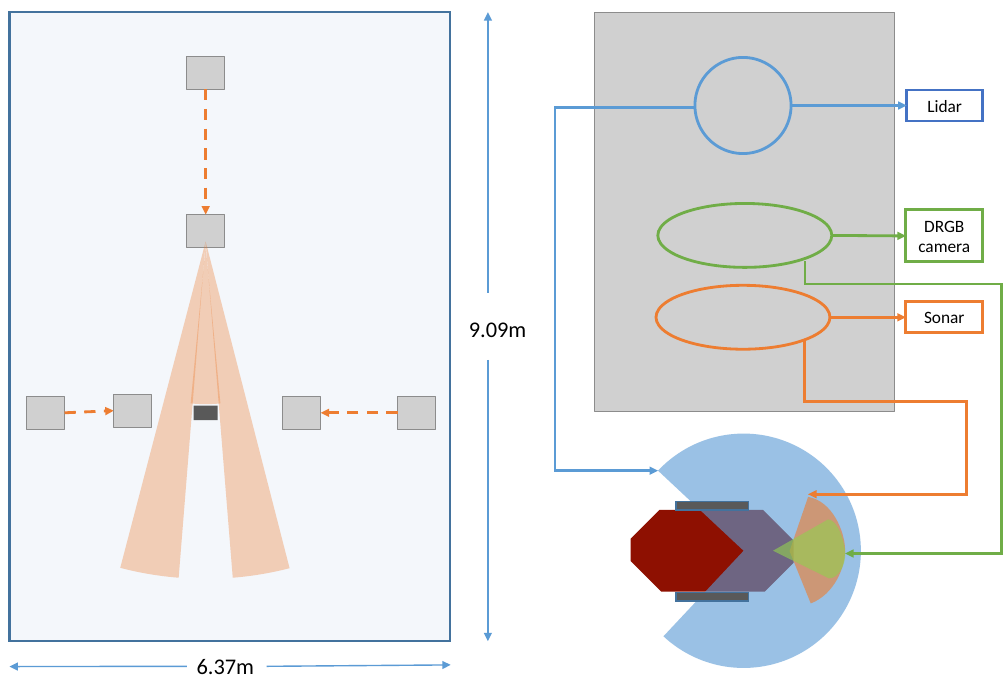
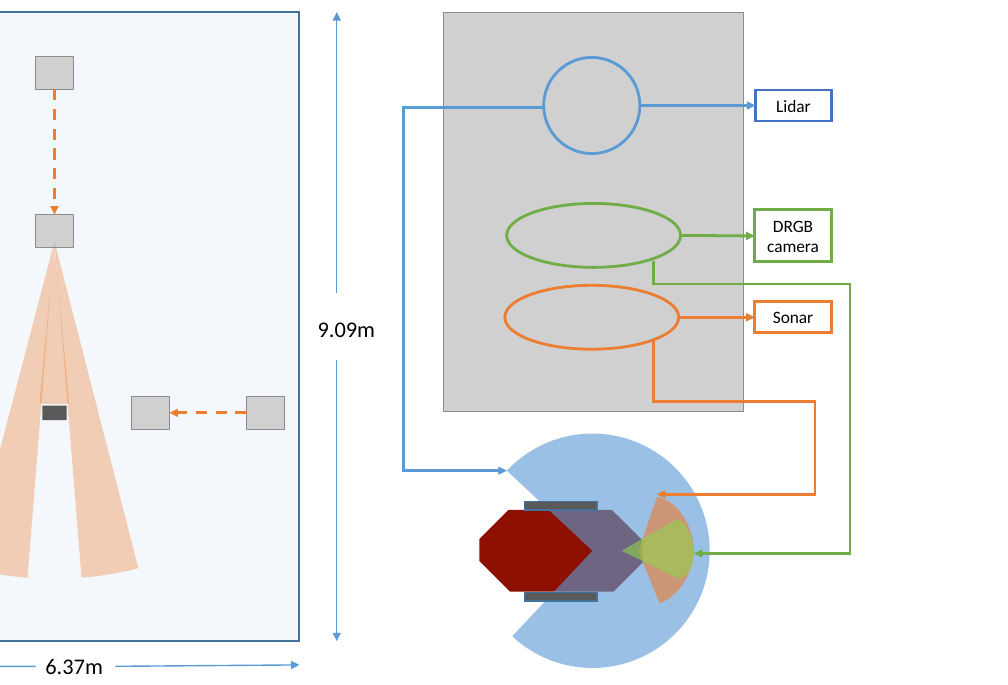
Before and after one commit to Jeffrey28/Multi_agent_search, a slide deck: slide 4 of Paper/IE/figures/exp_setup.pptx. Drawn at 1008x685 pixels with LibreOffice and Linux fonts; fonts in the diff are those of the drawing; grey boxes stand for pictures; background and template pictures are left out. Boxes give left, top, right and bottom in pixels: in the first picture for what was removed or moved away, otherwise in the second. Text is boxed around its words. In the diff, an @@ line names an element or a change of style, - is before the commit and + after.

```diff
--- a/Paper/IE/figures/exp_setup.pptx
+++ b/Paper/IE/figures/exp_setup.pptx
@@ picture removed at <box>26,397,65,430</box> @@
@@ arrow removed from (65, 413) to (114, 411) @@
@@ picture removed at <box>114,394,152,427</box> @@
@@ 8 arrows, 7 rectangles, 5 pictures, 4 pie slice (boxed as its full ellipse)s, 3 ellipses, 3 elbow arrows, 2 texts, 2 freeform shapes, 1 snip diag rect: place and size @@
-8 arrows, 7 rectangles, 5 pictures, 4 pie slice (boxed as its full ellipse)s, 3 ellipses, 3 elbow arrows, 2 texts, 2 freeform shapes, 1 snip diag rect at <box>0,0,1001,685</box>
+8 arrows, 7 rectangles, 5 pictures, 4 pie slice (boxed as its full ellipse)s, 3 ellipses, 3 elbow arrows, 2 texts, 2 freeform shapes, 1 snip diag rect at <box>0,0,850,685</box>
@@ arrow moved from (186, 667) - (10, 667) to (35, 667) - (0, 667) @@
```
Also in this commit, not shown: 2 other slides changed, 2 slides added, 1 slide removed, 37 other files.
